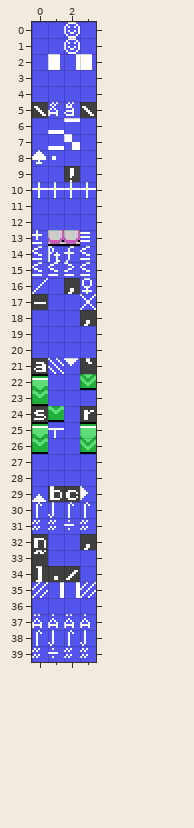
Tiled map, stored at games/stevedore/maps/stage_select.tmx. The first picture shows the starting point.
Cells are 8x8 px. Shown: x 0..3, y 0..39.
Once edited:
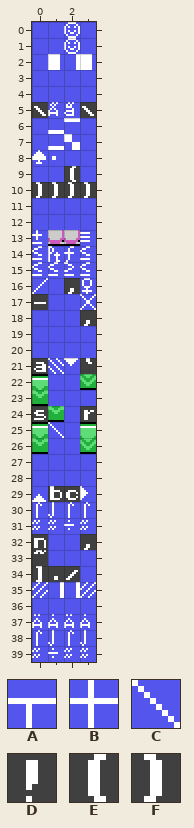
Key: from "charset": A 18, B 21, C 30, D 33, E 40, F 41.
_ is an empty cell.
Message: Making room for more stages
From old to new:
{"where": "layer \"Capa de Patrones 1\""}
{"y":9,"x":2,"old":"D","new":"E"}
{"y":10,"x":0,"old":"BBBB","new":"FFFF"}
{"y":25,"x":1,"old":"A","new":"C"}
{"label":"changed","picture_box":[32,166,96,198]}
{"label":"changed","picture_box":[48,422,64,438]}
